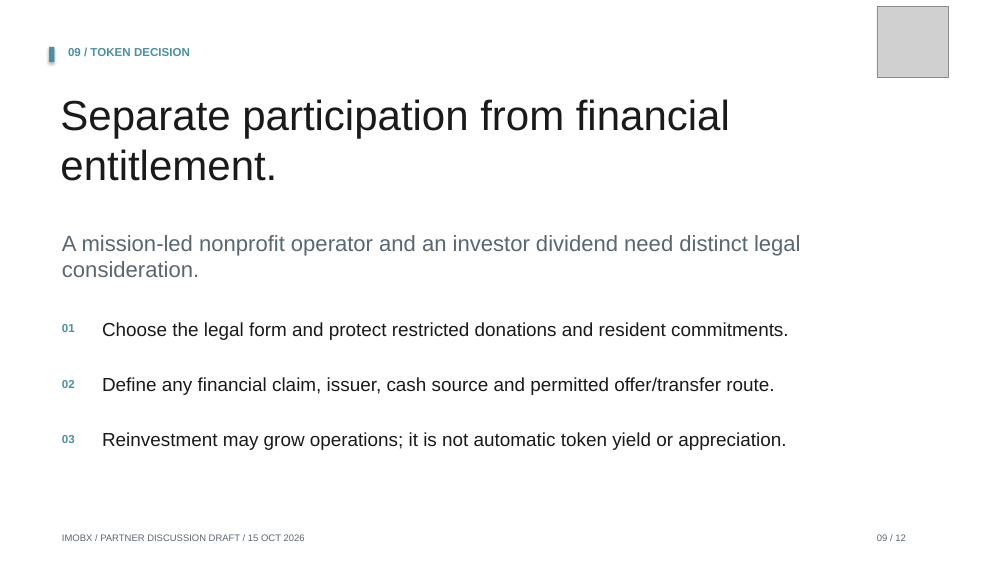
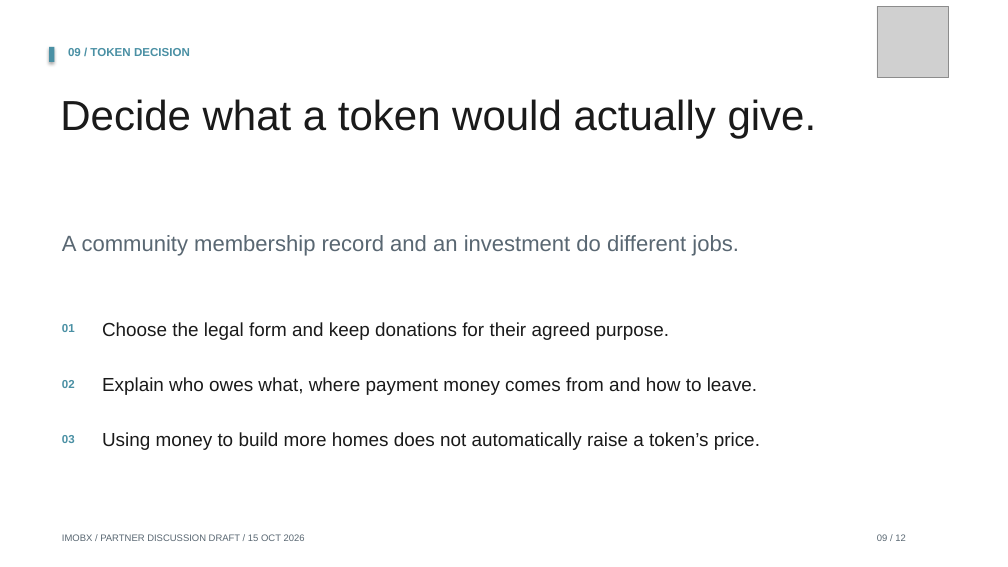
Before and after one commit to Siah-kin/imobx-website, a slide deck: slide 9 of pitchdeck.pptx. Drawn at 1008x567 pixels with LibreOffice and Linux fonts; fonts in the diff are those of the drawing; grey boxes stand for pictures. Boxes give left, top, right and bottom in pixels: in the first picture for what was removed or moved away, otherwise in the second. Text is boxed around its words. In the diff, an @@ line names an element or a change of style, - is before the commit and + after.

Commit message:
Explain the housing and DAO model in everyday language

```diff
--- a/pitchdeck.pptx
+++ b/pitchdeck.pptx
@@ text at box(60, 99, 817, 138): text changed @@
-Separate participation from financial entitlement.
+Decide what a token would actually give.
@@ text at box(62, 235, 739, 256): text changed @@
-A mission-led nonprofit operator and an investor dividend need distinct legal consideration.
+A community membership record and an investment do different jobs.
@@ text at box(102, 322, 670, 340): text changed @@
-Choose the legal form and protect restricted donations and resident commitments.
+Choose the legal form and keep donations for their agreed purpose.
@@ text at box(102, 377, 757, 395): text changed @@
-Define any financial claim, issuer, cash source and permitted offer/transfer route.
+Explain who owes what, where payment money comes from and how to leave.
@@ text at box(102, 432, 760, 450): text changed @@
-Reinvestment may grow operations; it is not automatic token yield or appreciation.
+Using money to build more homes does not automatically raise a token’s price.
```
Also in this commit, not shown: 11 other slides changed, 26 other files.
